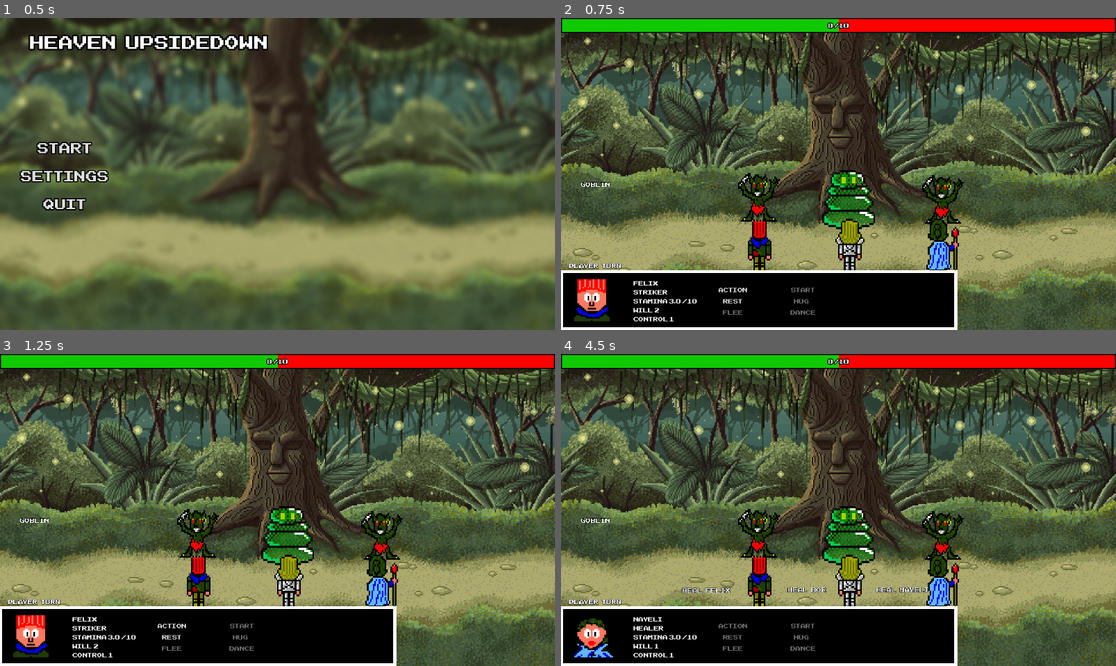
Above: before the commit, frames 1-4 (two rows, left to right).
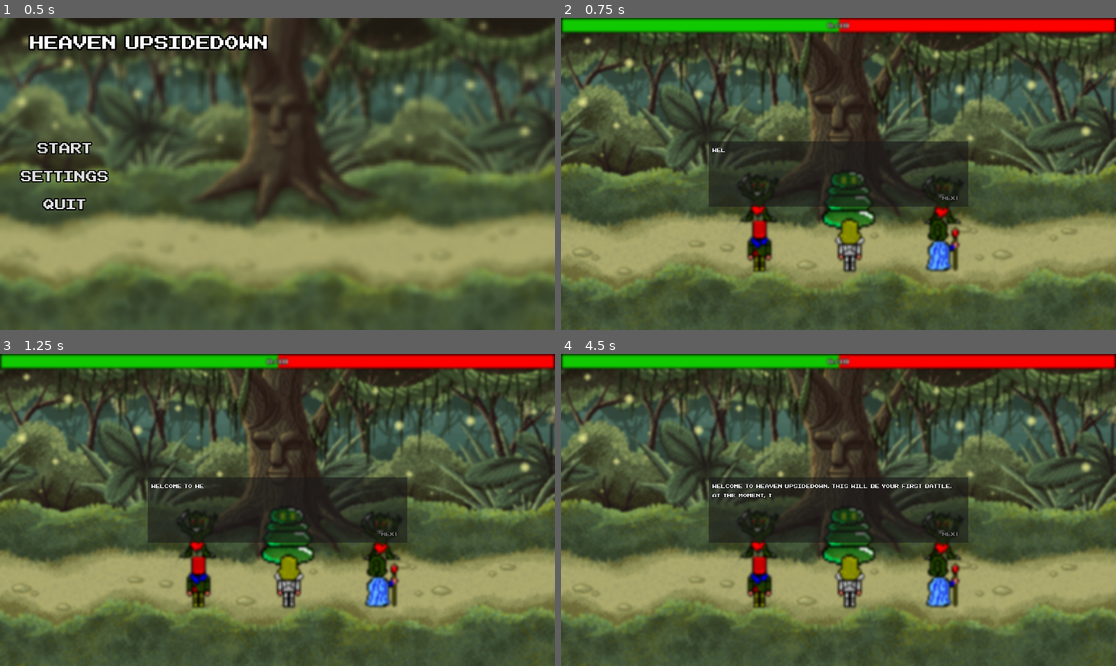
Above: after the commit, the same moments.

Repository: SamantaMancini/heaven_upsidedown
Game: Godot game, scene res://main_menu/main_menu.tscn
Same seed, same stepped clock (60 frames per second), same inputs: the game is played once before the commit and once after it. The engine's default icon, where the game draws it, is replaced by a stand-in: a white triangle on a blue panel in a dark square.
Inputs (mouse positions are in pixels of both pictures, inside the frame that each line leads up to):
- Up to frame 1 (0.5 s): no input
- Up to frame 2 (0.75 s): click "Start" at 0.5 s
- Up to frame 3 (1.25 s): no input
- Up to frame 4 (4.5 s): click (760, 578) at 1.25 s; click (849, 578) at 2 s; click (943, 578) at 2.75 s; click (733, 625) at 3.5 s, where only the run before the commit has a clickable "Action"; click (783, 631) at 4.25 s, where only the run before the commit has a clickable "Kiss"

Frame 1 is identical in both runs. In frame 2, 31% of the frame differs, in the area x 0-100%, y 0-100%; in frame 3, 31%; in frame 4, 32%.

Commit message:
tutorial battle

Diff:
--- a/globals/global_events/global_event.gd
+++ b/globals/global_events/global_event.gd
@@ -1,5 +1,6 @@
 extends Node2D
 
+signal end_tutorial
 signal update_global_state(power: float)
 signal remove_global_state(power: float)
 signal add_shield_enemy(shield: float)
--- a/globals/global_sounds/global_sounds.tscn
+++ b/globals/global_sounds/global_sounds.tscn
@@ -10,6 +10,7 @@
 volume_db = -10.0
 autoplay = true
 bus = &"BGM"
+parameters/looping = true
 
 [node name="SFX" type="AudioStreamPlayer2D" parent="."]
 stream = ExtResource("2_e3b2g")
--- a/main.gd
+++ b/main.gd
@@ -1,5 +1,5 @@
 extends Node2D
-
+@onready var v_box_container: VBoxContainer = $CanvasLayer/Control/VBoxContainer
 @onready var progress_bar: ProgressBar = $CanvasLayer/Control/ProgressBar
 @onready var h_box_container: HBoxContainer = $CanvasLayer/Control/ProgressBar/HBoxContainer
 @onready var _0: Label = $"CanvasLayer/Control/ProgressBar/HBoxContainer/0"
@@ -62,7 +62,7 @@
 	GlobalEvent.add_shield_enemy.connect(add_shield_enemy)
 	GlobalEvent.add_stamina.connect(stamina)
 	GlobalEvent.start_process.connect(skill_consumed)
-	player_turn()
+	GlobalEvent.end_tutorial.connect(start_game)
 
 # Called every frame. 'delta' is the elapsed time since the previous frame.
 func _process(delta: float) -> void:
@@ -84,6 +84,10 @@
 	stats_player()
 	_0.text = str(start_num)
 	_0s.value = shields
+
+func start_game():
+	player_turn()
+	v_box_container.show()
 
 func stats_player():
 	image.texture = players[id_player].stats.image
@@ -109,6 +113,8 @@
 		panel.hide()
 		panel_2.show()
 		title.text = "Game Over"
+		GlobalSounds.get_node("Music").stop()
+
 	if progress_bar.value >= progress_bar.max_value:
 		battle_end = true
 		turn.hide()
@@ -116,6 +122,7 @@
 		panel.hide()
 		panel_2.show()
 		title.text = "Win"
+		GlobalSounds.get_node("Music").stop()
 
 func selected_target(target_on: bool):
 	target = target_on
@@ -611,6 +618,7 @@
 	enemy_action_phase()
 
 func restart_game():
+	GlobalSounds.get_node("Music").play()
 	id_player = 0
 	progress_bar.value = 0
 	start_num = 0
--- a/main.tscn
+++ b/main.tscn
@@ -15,6 +15,8 @@
 [ext_resource type="Texture2D" uid="uid://dp6u124vswmtq" path="res://sprites/New_Piskel.png" id="7_w48qg"]
 [ext_resource type="Texture2D" uid="uid://bvywvb1mxtug1" path="res://sprites/characters.png" id="8_efxa6"]
 [ext_resource type="Texture2D" uid="uid://dr6h8wuopg277" path="res://icon.svg" id="9_kek77"]
+[ext_resource type="Shader" uid="uid://b17y4wr68x3cl" path="res://main_menu/material/shader.gdshader" id="16_2cqfq"]
+[ext_resource type="Script" uid="uid://cgm2jtq7c5wyn" path="res://scripts/panel_3.gd" id="17_yaehf"]
 
 [sub_resource type="StyleBoxFlat" id="StyleBoxFlat_5vw27"]
 bg_color = Color(1, 0, 0, 1)
@@ -134,6 +136,10 @@
 border_width_bottom = 10
 border_color = Color(1, 1, 1, 1)
 
+[sub_resource type="ShaderMaterial" id="ShaderMaterial_yaehf"]
+shader = ExtResource("16_2cqfq")
+shader_parameter/blur_amount = 2.0
+
 [node name="Main" type="Node2D" node_paths=PackedStringArray("players", "enemies", "buttons_cure", "button_players")]
 script = ExtResource("1_h2yge")
 combination_1 = "happytrustlove"
@@ -258,6 +264,7 @@
 texture = ExtResource("6_ycdy4")
 
 [node name="VBoxContainer" type="VBoxContainer" parent="CanvasLayer/Control"]
+visible = false
 layout_mode = 0
 offset_top = 560.0
 offset_right = 239.0
@@ -451,6 +458,7 @@
 vertical_alignment = 1
 
 [node name="Panel" type="Panel" parent="CanvasLayer/Control"]
+visible = false
 layout_mode = 1
 anchors_preset = 12
 anchor_top = 1.0
@@ -703,6 +711,74 @@
 theme_override_font_sizes/font_size = 38
 text = "Quit"
 flat = true
+
+[node name="ColorRect" type="ColorRect" parent="CanvasLayer/Control"]
+material = SubResource("ShaderMaterial_yaehf")
+layout_mode = 1
+anchors_preset = 15
+anchor_right = 1.0
+anchor_bottom = 1.0
+grow_horizontal = 2
+grow_vertical = 2
+
+[node name="Panel3" type="Panel" parent="CanvasLayer/Control"]
+layout_mode = 1
+anchors_preset = 8
+anchor_left = 0.5
+anchor_top = 0.5
+anchor_right = 0.5
+anchor_bottom = 0.5
+offset_left = -449.0
+offset_top = -113.0
+offset_right = 449.0
+offset_bottom = 113.0
+grow_horizontal = 2
+grow_vertical = 2
+script = ExtResource("17_yaehf")
+text = Array[String](["Welcome to Heaven Upsidedown. This will be your first battle. At the moment, this is just a prototype. In the future, I might continue it with other exciting challenges.", "Your objective is to fill the global bar with positive feelings. The bar starts at 0. If you manage to bring it to +10, you win.", "But beware of the enemies who can reduce it to -10 with their negative feelings, which will lead to defeat.", "Choose your strategies with the characters and press start. Furthermore, you have two combined attacks to unlock.", "Good luck and have fun!"])
+
+[node name="RichTextLabel" type="RichTextLabel" parent="CanvasLayer/Control/Panel3"]
+layout_mode = 1
+anchors_preset = 15
+anchor_right = 1.0
+anchor_bottom = 1.0
+offset_left = 13.0
+offset_top = 17.0
+offset_right = -12.0
+offset_bottom = -14.0
+grow_horizontal = 2
+grow_vertical = 2
+mouse_filter = 2
+theme_override_constants/outline_size = 5
+theme_override_constants/line_separation = 10
+theme_override_fonts/normal_font = ExtResource("3_w48qg")
+theme_override_font_sizes/normal_font_size = 30
+text = "hhhh"
+fit_content = true
+visible_characters = 0
+visible_ratio = 0.0
+
+[node name="Next" type="Button" parent="CanvasLayer/Control/Panel3"]
+layout_mode = 1
+anchors_preset = 3
+anchor_left = 1.0
+anchor_top = 1.0
+anchor_right = 1.0
+anchor_bottom = 1.0
+offset_left = -104.0
+offset_top = -47.0
+offset_right = -18.0
+offset_bottom = -17.0
+grow_horizontal = 0
+grow_vertical = 0
+theme_override_constants/outline_size = 5
+theme_override_fonts/font = ExtResource("3_w48qg")
+theme_override_font_sizes/font_size = 30
+text = "Next"
+flat = true
+
+[node name="Timer" type="Timer" parent="CanvasLayer/Control/Panel3"]
+autostart = true
 
 [connection signal="pressed" from="CanvasLayer/Control/Player/Player" to="." method="_on_player_pressed"]
 [connection signal="pressed" from="CanvasLayer/Control/Player/Cure" to="." method="_on_cure_pressed"]
@@ -721,3 +797,5 @@
 [connection signal="pressed" from="CanvasLayer/Control/Panel/HBoxContainer/VBoxContainer4/Dance" to="." method="_on_dance_pressed"]
 [connection signal="pressed" from="CanvasLayer/Control/Panel2/Vbox/StartGame" to="." method="_on_start_game_pressed"]
 [connection signal="pressed" from="CanvasLayer/Control/Panel2/Vbox/Quit" to="." method="_on_quit_pressed"]
+[connection signal="pressed" from="CanvasLayer/Control/Panel3/Next" to="CanvasLayer/Control/Panel3" method="_on_next_pressed"]
+[connection signal="timeout" from="CanvasLayer/Control/Panel3/Timer" to="CanvasLayer/Control/Panel3" method="_on_timer_timeout"]
--- /dev/null
+++ b/scripts/panel_3.gd
@@ -0,0 +1,56 @@
+extends Panel
+@onready var rich_text_label: RichTextLabel = $RichTextLabel
+@onready var color_rect: ColorRect = $"../ColorRect"
+@onready var timer: Timer = $Timer
+@onready var next: Button = $Next
+
+@export var text: Array[String]
+@export var speed_typing : float = 0.05
+var index = 0
+var full_text: String = ""
+var total_chars: int = 0
+var char_index: int = 0
+
+
+
+# Called when the node enters the scene tree for the first time.
+func _ready() -> void:
+	GlobalEvent.end_tutorial.connect(end_tutorial)
+	if text.is_empty():
+		return
+
+	timer.wait_time = speed_typing
+	start_typing(text[index])
+
+
+func start_typing(line_text: String):
+	char_index = 0
+	full_text = line_text
+	total_chars = full_text.length()
+	rich_text_label.visible_characters = 0
+	rich_text_label.text = full_text
+	timer.start()
+	next.disabled = true
+
+
+
+func end_tutorial():
+	hide()
+	color_rect.hide()
+
+
+func _on_next_pressed() -> void:
+	if index < text.size() - 1:
+		index += 1
+		start_typing(text[index])
+	else:
+		GlobalEvent.end_tutorial.emit()
+	GlobalSounds.get_node("SFX").play()
+
+
+func _on_timer_timeout() -> void:
+	char_index += 1
+	rich_text_label.visible_characters = char_index
+	if char_index >= total_chars:
+		timer.stop()
+		next.disabled = false
Not shown: 1 places in main.tscn that only renumber resources
Not shown, added: scripts/panel_3.gd.uid
